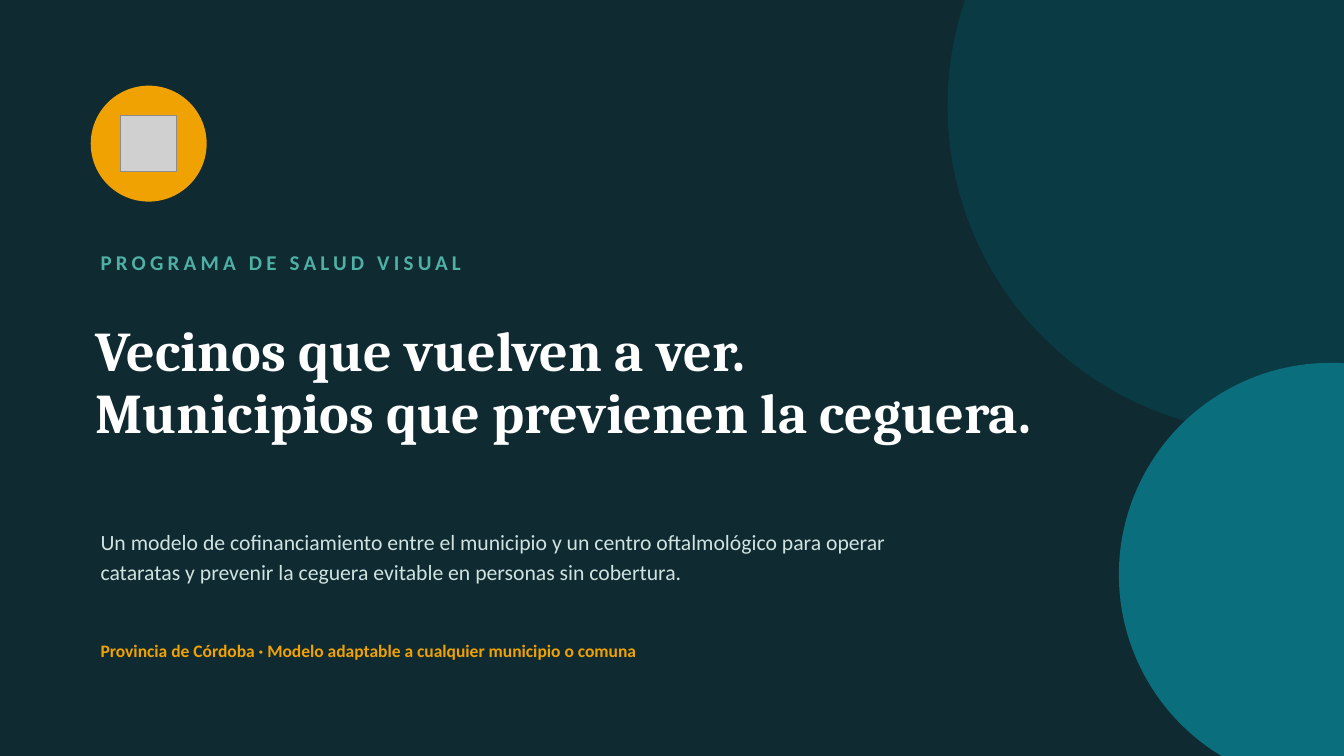
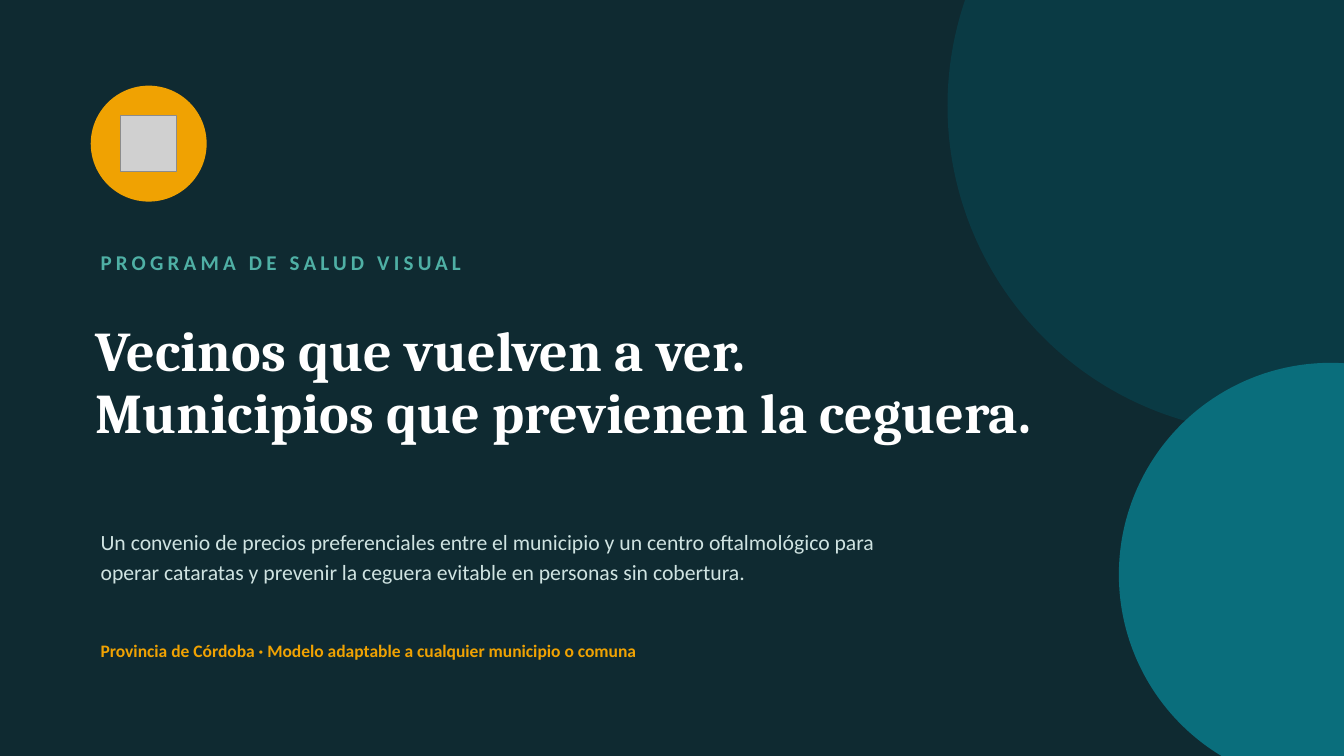
Before and after one commit to rvdistribuidor4-bit/mkt, a slide deck: slide 1 of convenios/ver-para-vivir/fuentes/Presentacion_Programa_Salud_Visual_Municipios.pptx. Drawn at 1344x756 pixels with LibreOffice and Linux fonts; fonts in the diff are those of the drawing; grey boxes stand for pictures. Boxes give left, top, right and bottom in pixels: in the first picture for what was removed or moved away, otherwise in the second. Text is boxed around its words. In the diff, an @@ line names an element or a change of style, - is before the commit and + after.

```diff
--- a/convenios/ver-para-vivir/fuentes/Presentacion_Programa_Salud_Visual_Municipios.pptx
+++ b/convenios/ver-para-vivir/fuentes/Presentacion_Programa_Salud_Visual_Municipios.pptx
@@ text at bbox=[101, 535, 874, 584]: text changed @@
-Un modelo de cofinanciamiento entre el municipio y un centro oftalmológico para operar cataratas y prevenir la ceguera evitable en personas sin cobertura.
+Un convenio de precios preferenciales entre el municipio y un centro oftalmológico para operar cataratas y prevenir la ceguera evitable en personas sin cobertura.
```
Also in this commit, not shown: 4 other slides changed, 4 other files.
